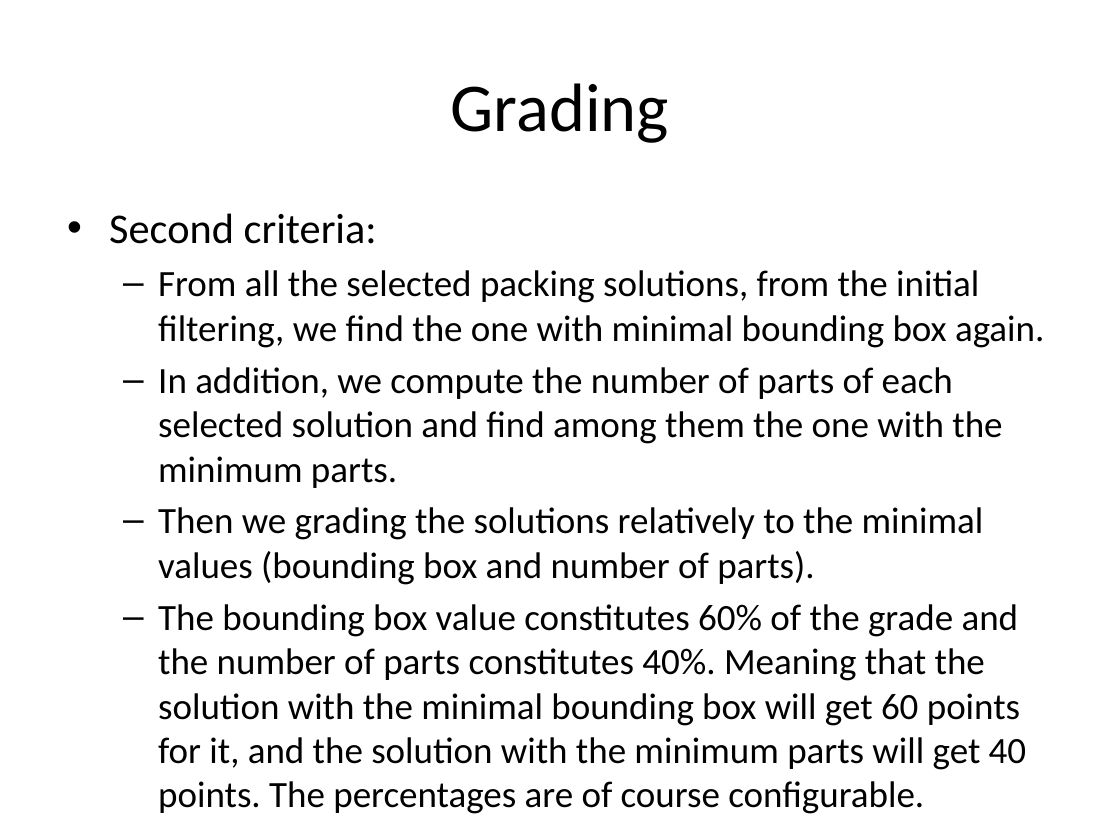
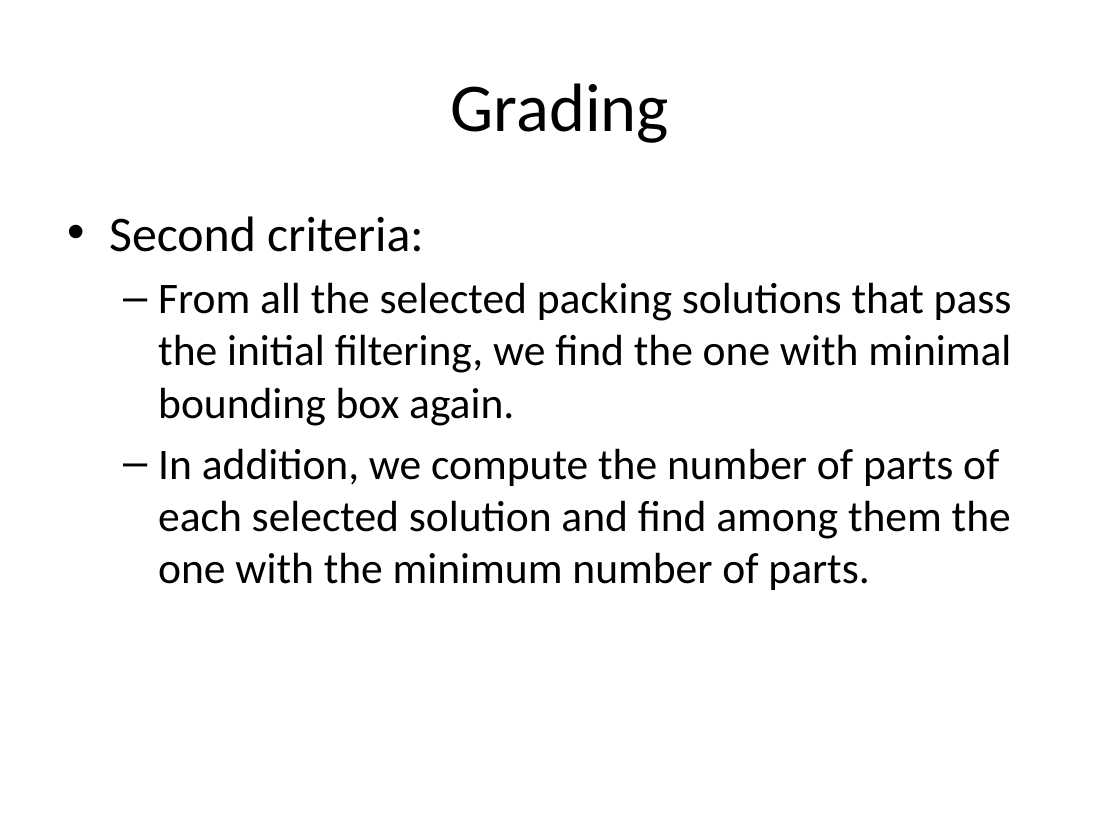
Before and after one commit to orperel/DecomposeForPacking, a slide deck: slide 12 of DecomposeForPacking/docs/Decompose for Packing - Summary and Extensions.pptx (slide 9 before the commit). Drawn at 1120x840 pixels with LibreOffice and Linux fonts; fonts in the diff are those of the drawing. Boxes give left, top, right and bottom in pixels: in the first picture for what was removed or moved away, otherwise in the second. Text is boxed around its words. In the diff, an @@ line names an element or a change of style, - is before the commit and + after.

```diff
--- a/DecomposeForPacking/docs/Decompose for Packing - Summary and Extensions.pptx
+++ b/DecomposeForPacking/docs/Decompose for Packing - Summary and Extensions.pptx
@@ text at (109,216,424,252): size 27.2 to 32 pt in "Second criteria:" @@
@@ text at (158,282,1012,590): text changed; size 23.8 to 28 pt @@
-  – From all the selected packing solutions, from the initial filtering, we find the one with minimal bounding box again.
-  – In addition, we compute the number of parts of each selected solution and find among them the one with the minimum parts.
-  – Then we grading the solutions relatively to the minimal values (bounding box and number of parts).
-  – The bounding box value constitutes 60% of the grade and the number of parts constitutes 40%. Meaning that the solution with the minimal bounding box will get 60 points for it, and the solution with the minimum parts will get 40 points. The percentages are of course configurable.
+  – From all the selected packing solutions that pass the initial filtering, we find the one with minimal bounding box again.
+  – In addition, we compute the number of parts of each selected solution and find among them the one with the minimum number of parts.
```
Also in this commit, not shown: 15 other slides changed, 13 slides added, 2 slides removed, 15 other files.
